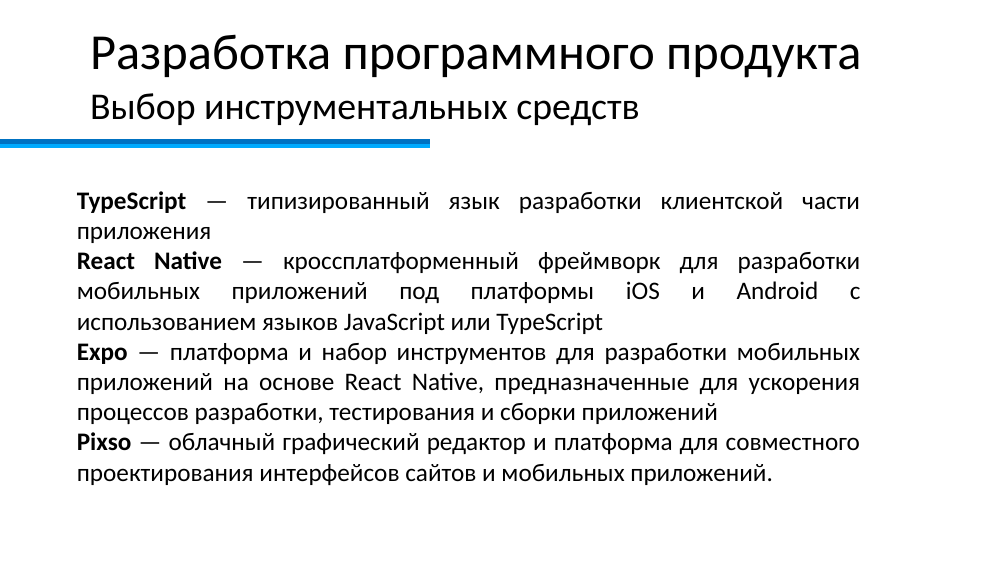
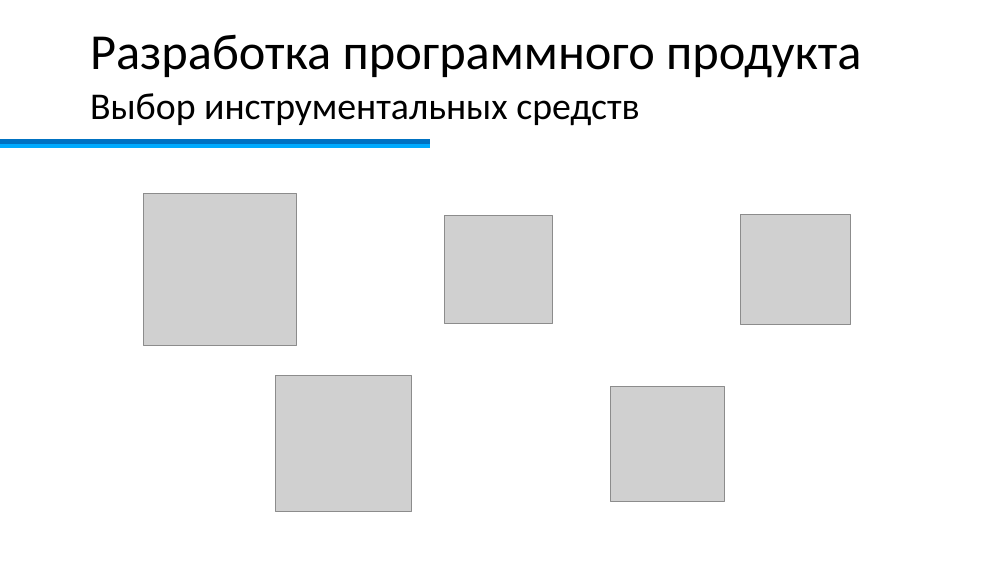
Before and after one commit to Enionis/Diplom, a slide deck: slide 8 of Сараева_Предзащита_ДО_ред.pptx (slide 10 before the commit). Drawn at 1008x567 pixels with LibreOffice and Linux fonts; fonts in the diff are those of the drawing; grey boxes stand for pictures; background and template pictures are left out. Boxes give left, top, right and bottom in pixels: in the first picture for what was removed or moved away, otherwise in the second. Text is boxed around its words. In the diff, an @@ line names an element or a change of style, - is before the commit and + after.

```diff
--- a/Сараева_Предзащита_ДО_ред.pptx
+++ b/Сараева_Предзащита_ДО_ред.pptx
@@ text removed at [77, 191, 861, 485] @@
-TypeScript — типизированный язык разработки клиентской части приложения
-React Native — кроссплатформенный фреймворк для разработки мобильных приложений под платформы iOS и Android с использованием языков JavaScript или TypeScript
-Expo — платформа и набор инструментов для разработки мобильных приложений на основе React Native, предназначенные для ускорения процессов разработки, тестирования и сборки приложений
-Pixso — облачный графический редактор и платформа для совместного проектирования интерфейсов сайтов и мобильных приложений.
@@ picture added at [144, 194, 296, 346] @@
@@ picture added at [445, 216, 553, 324] @@
@@ picture added at [740, 215, 851, 325] @@
@@ picture added at [275, 376, 411, 512] @@
@@ picture added at [610, 386, 725, 501] @@
```
Also in this commit, not shown: 3 slides removed.
